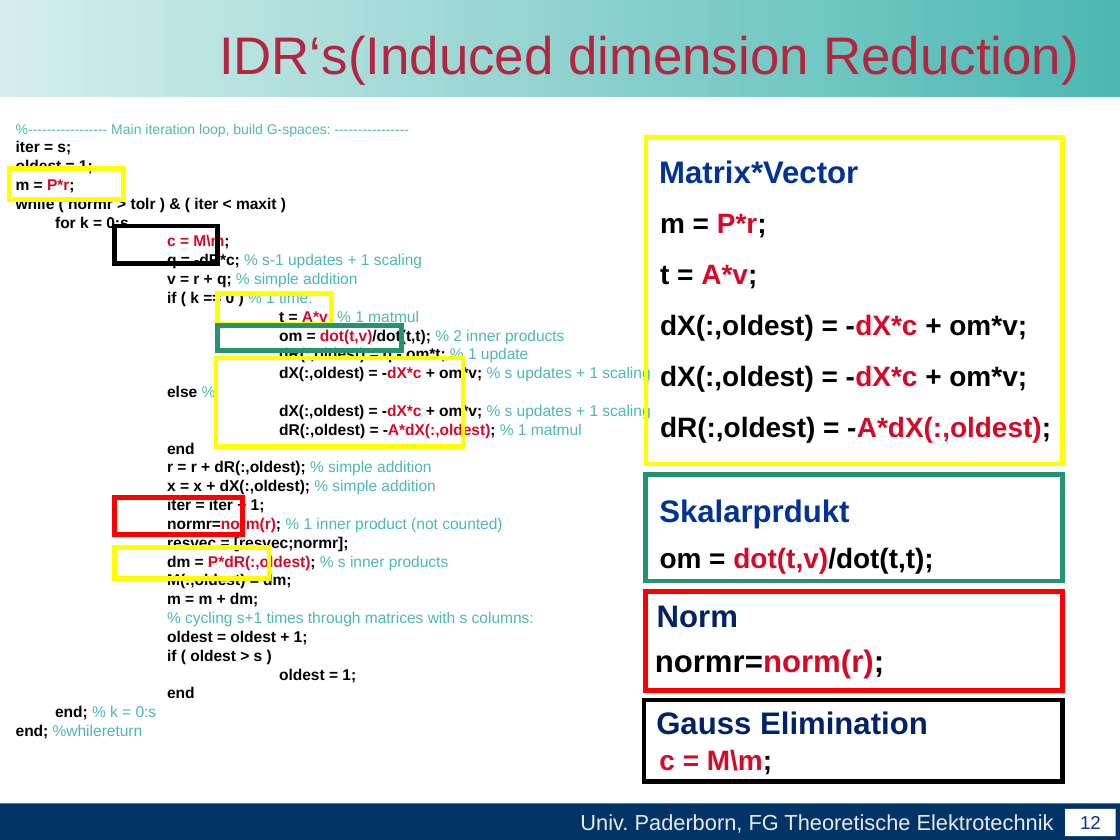
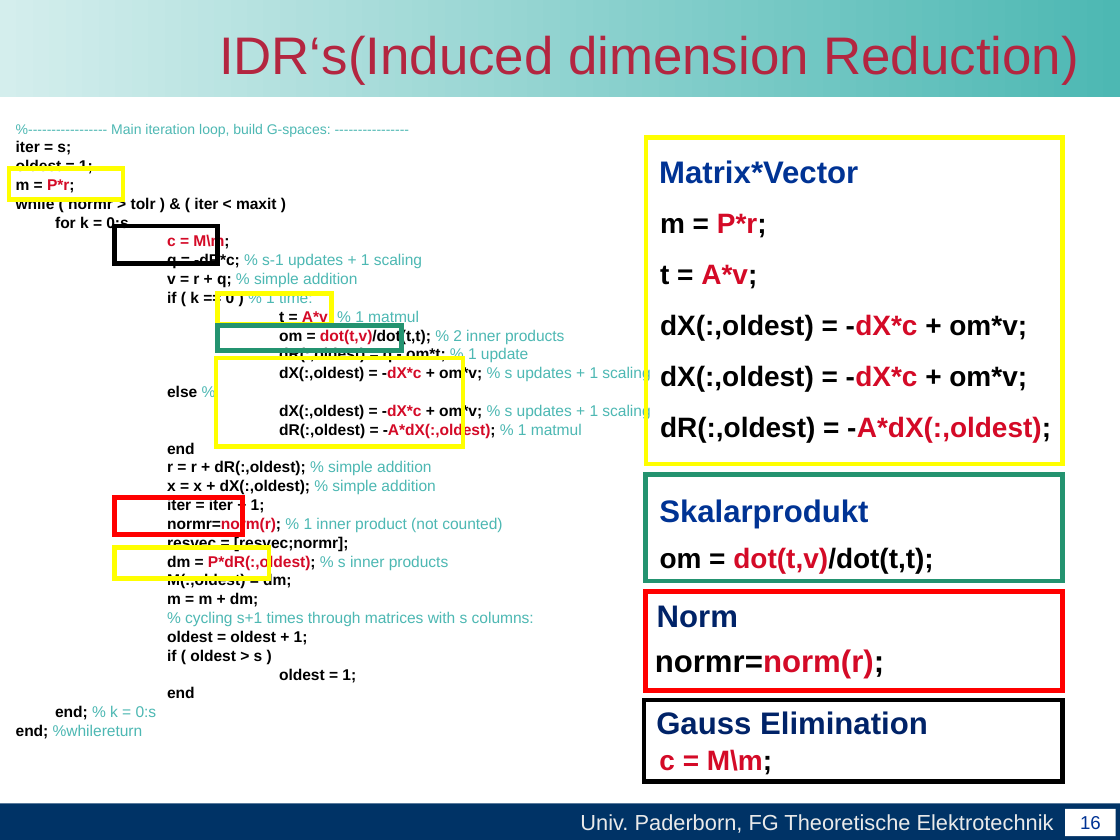
Before and after one commit to unconditional/projektarbeitcuda, a slide deck: slide 16 of Vortrag/Zwischenvortrag der Projektarbeit CUDA.ppt (slide 12 before the commit). Drawn at 1120x840 pixels with LibreOffice and Linux fonts; fonts in the diff are those of the drawing; background and template pictures are left out. Boxes give left, top, right and bottom in pixels: in the first picture for what was removed or moved away, otherwise in the second. Text is boxed around its words. In the diff, an @@ line names an element or a change of style, - is before the commit and + after.

```diff
--- a/Vortrag/Zwischenvortrag der Projektarbeit CUDA.ppt
+++ b/Vortrag/Zwischenvortrag der Projektarbeit CUDA.ppt
@@ text at [659,499,868,529]: text changed @@
-Skalarprdukt
+Skalarprodukt
@@ page number at [1080,816,1101,830]: text changed @@
-12
+16
```
Also in this commit, not shown: 13 other slides changed, 12 slides added, 2 slides removed.
